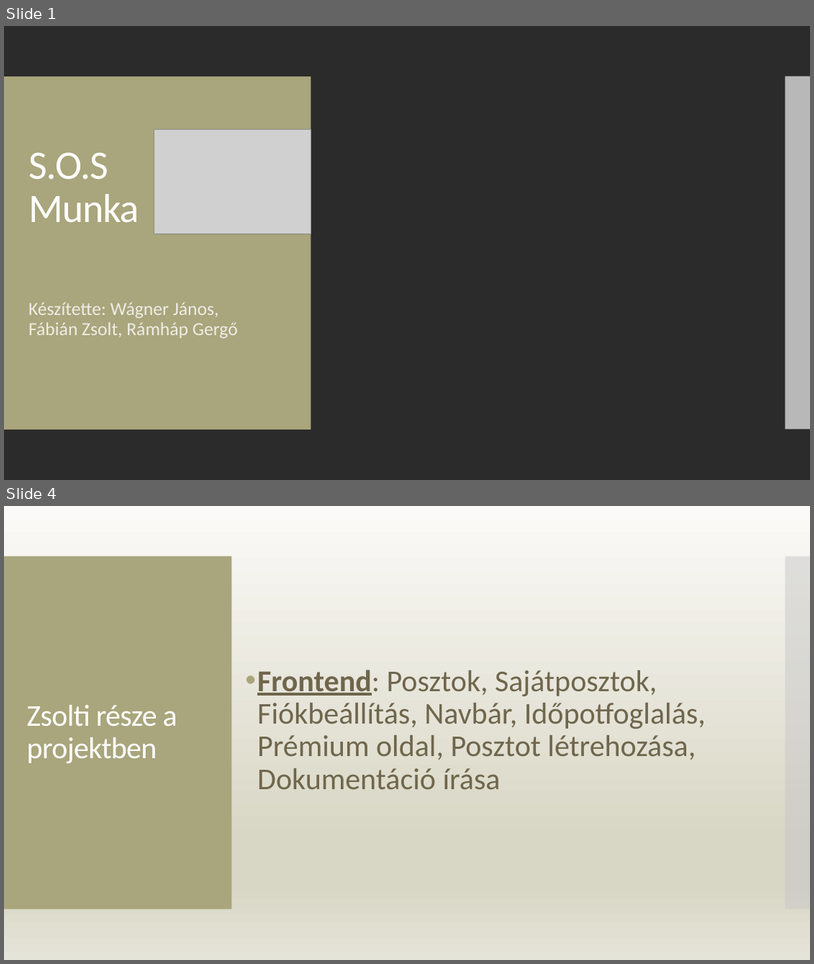
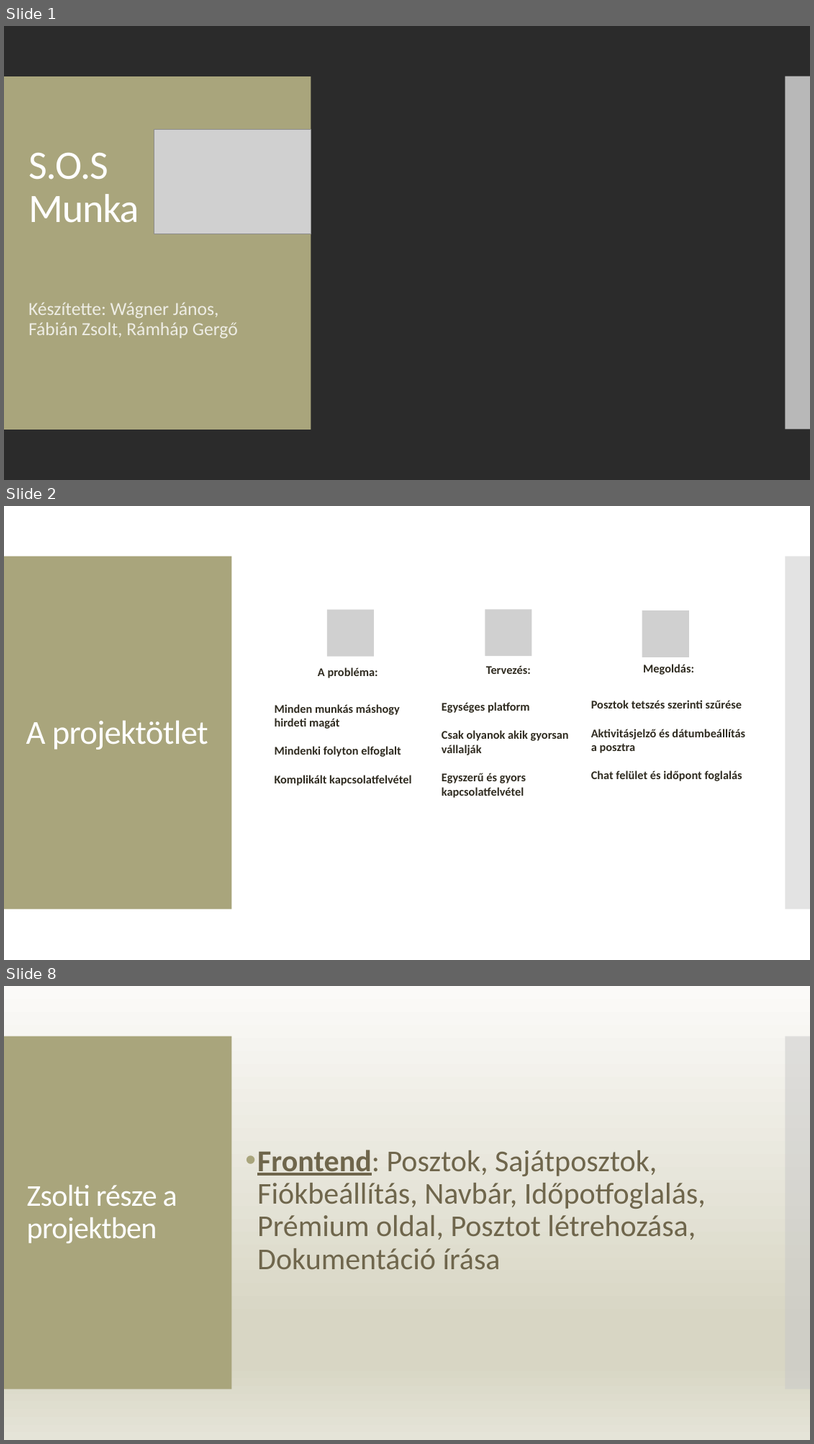
Before and after one commit to ramhap00/ramhapgergo, a slide deck: prezentáció.pptx. Shown one above the other, each under a label of ours: slides 1 and 4 before the commit, slides 1, 2 and 8 after it; the slides between them are not shown. The pictures are 814x964 and 814x1444 pixels, drawn with LibreOffice and Linux fonts; fonts in the diff are those of the drawing; grey boxes stand for pictures; background and template pictures are left out; a plain dark background stands for a picture behind light text. Boxes give left, top, right and bottom in pixels: in the first picture for what was removed or moved away, otherwise in the second. Text is boxed around its words. In the diff, an @@ line names an element or a change of style, - is before the commit and + after.

```diff
--- a/prezentáció.pptx
+++ b/prezentáció.pptx
@@ slide 2 added at (x1=4, y1=506, x2=810, y2=960), background picture (left out); not listed: 1 template element that a slide beside it also shows @@
@@ rectangle added at (x1=4, y1=506, x2=810, y2=960), fill #FFFFFF @@
@@ rectangle added at (x1=4, y1=556, x2=232, y2=909), fill #A9A57C @@
@@ rectangle added at (x1=248, y1=556, x2=769, y2=909), fill #FFFFFF at 86% opacity @@
@@ rectangle added at (x1=786, y1=556, x2=810, y2=909), fill #C8C8C8 at 50% opacity @@
@@ group added at (x1=275, y1=610, x2=746, y2=798): 3 pictures, 3 texts @@
+A probléma:
+Minden munkás máshogy hirdeti magát
+Mindenki folyton elfoglalt
+Komplikált kapcsolatfelvétel
+Tervezés:
+Egységes platform
+Csak olyanok akik gyorsan vállalják
+Egyszerű és gyors kapcsolatfelvétel
+Megoldás:
+Posztok tetszés szerinti szűrése
+Aktivitásjelző és dátumbeállítás a posztra
+Chat felület és időpont foglalás
@@ title added at (x1=26, y1=720, x2=208, y2=749), 40 pt, text #FFFFFF @@
+A projektötlet
@@ what was slide 4 is now slide 8 @@
```
Also in this commit, not shown: 5 other slides added, 2 slides removed.
